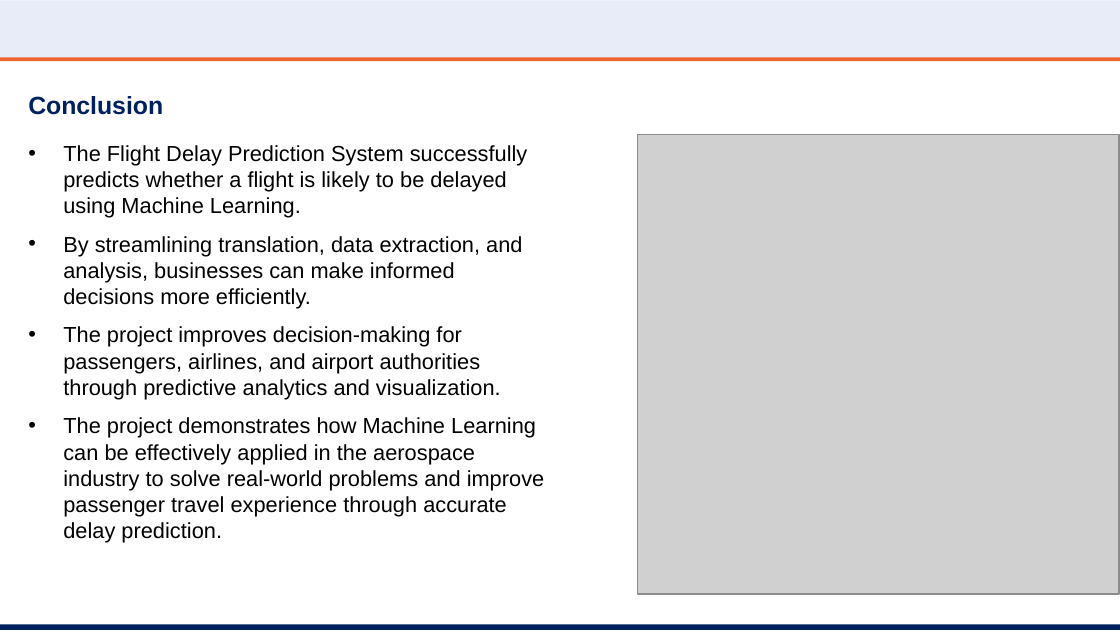
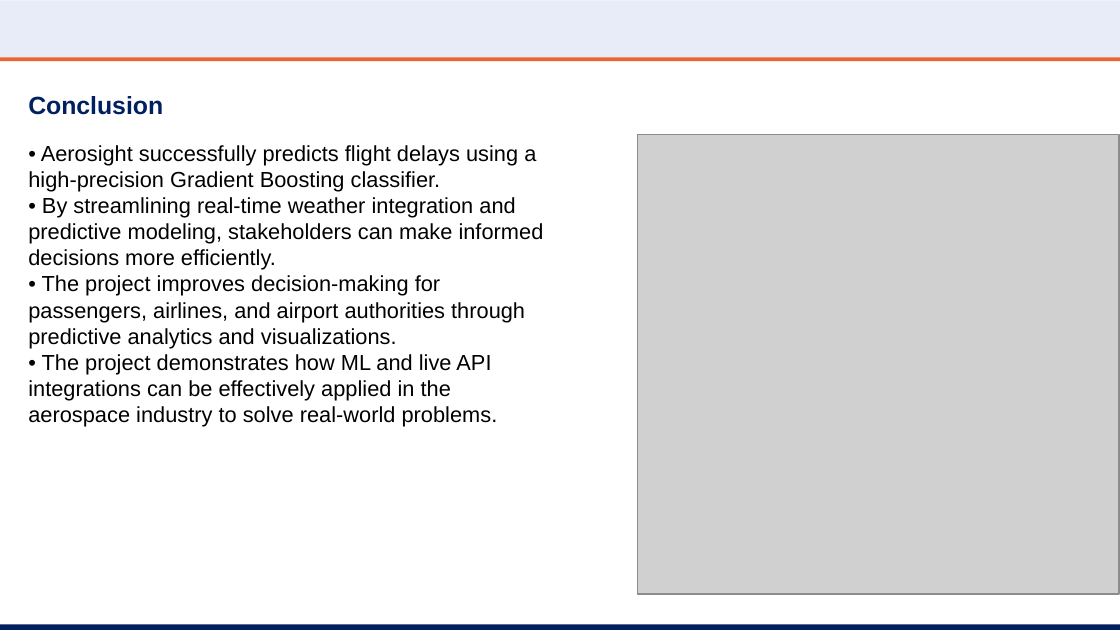
Before and after one commit to Amalkp22/Flight-Delay-Deduction-System, a slide deck: slide 6 of Flight_Delay_Prediction_System.pptx. Drawn at 1120x630 pixels with LibreOffice and Linux fonts; fonts in the diff are those of the drawing; grey boxes stand for pictures; background and template pictures are left out. Boxes give left, top, right and bottom in pixels: in the first picture for what was removed or moved away, otherwise in the second. Text is boxed around its words. In the diff, an @@ line names an element or a change of style, - is before the commit and + after.

Commit message:
docs: update Flight Delay Prediction System presentation slides to reflect project features

```diff
--- a/Flight_Delay_Prediction_System.pptx
+++ b/Flight_Delay_Prediction_System.pptx
@@ text at (28, 145, 544, 427): text changed @@
-• The Flight Delay Prediction System successfully predicts whether a flight is likely to be delayed using Machine Learning.
-• By streamlining translation, data extraction, and analysis, businesses can make informed decisions more efficiently.
-• The project improves decision-making for passengers, airlines, and airport authorities through predictive analytics and visualization.
-• The project demonstrates how Machine Learning can be effectively applied in the aerospace industry to solve real-world problems and improve passenger travel experience through accurate delay prediction.
+• Aerosight successfully predicts flight delays using a high-precision Gradient Boosting classifier.
+• By streamlining real-time weather integration and predictive modeling, stakeholders can make informed decisions more efficiently.
+• The project improves decision-making for passengers, airlines, and airport authorities through predictive analytics and visualizations.
+• The project demonstrates how ML and live API integrations can be effectively applied in the aerospace industry to solve real-world problems.
```
Also in this commit, not shown: 2 other slides changed.
